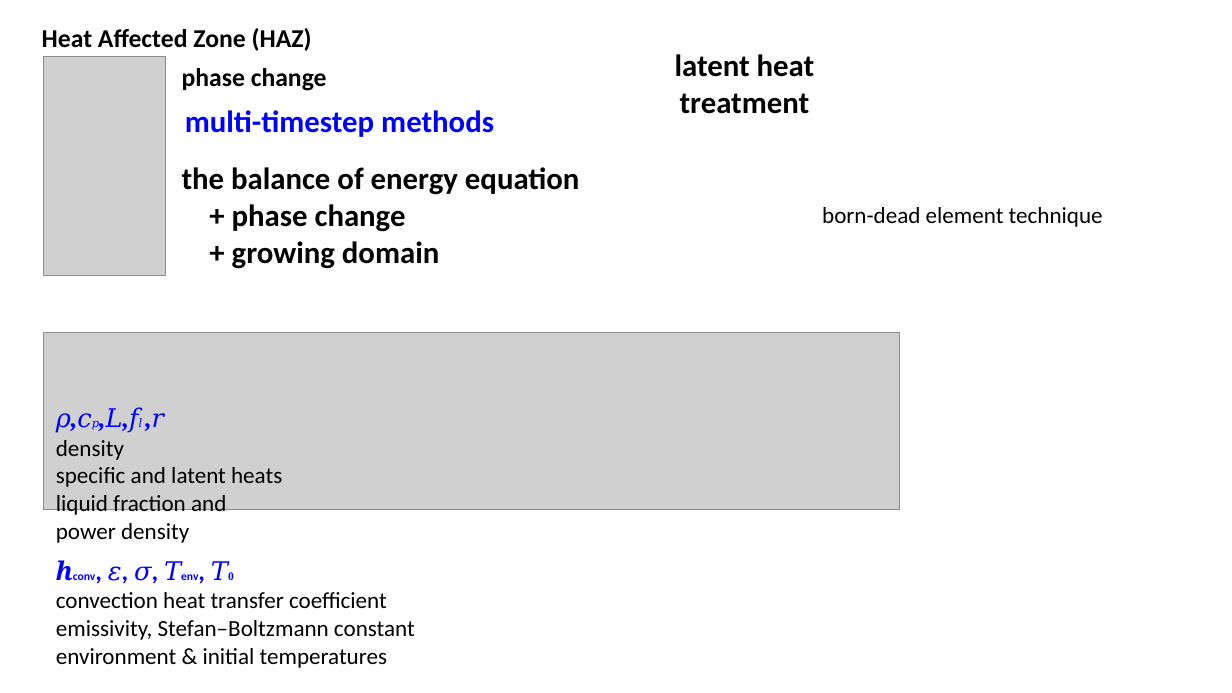
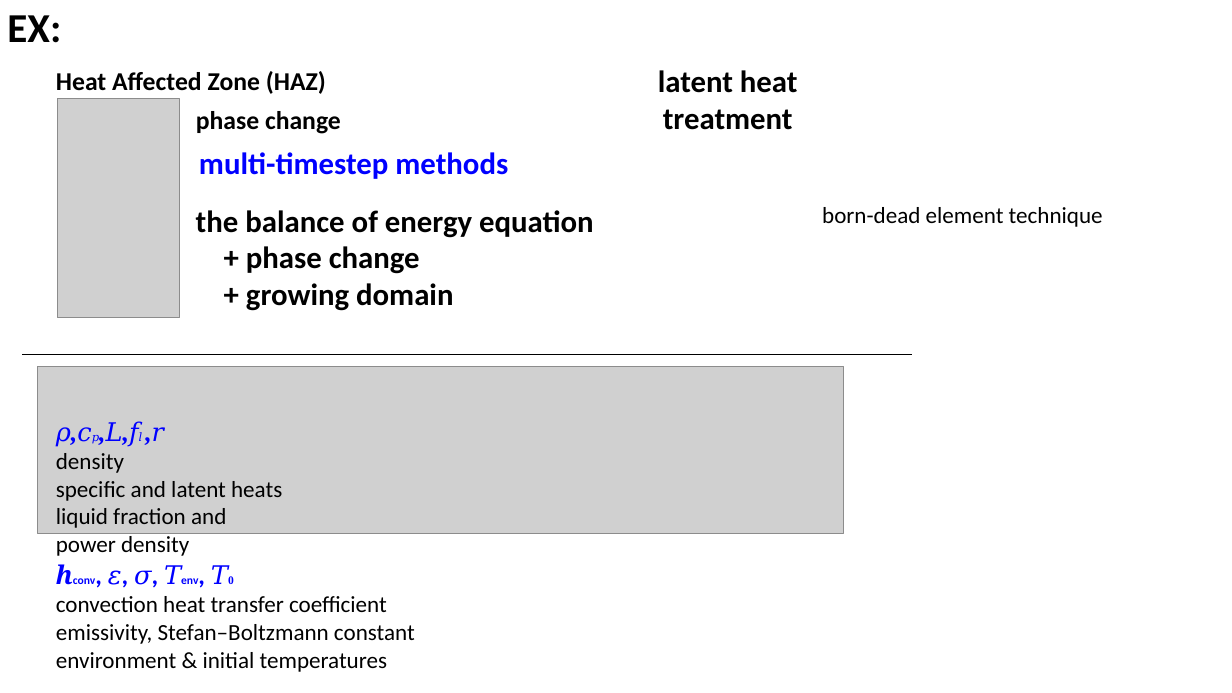
Before and after one commit to grossiRM/AM_FEG, a slide deck: slide 18 of Plano_V02_iii_AM_FEG/d.pptx (slide 9 before the commit). Drawn at 1232x693 pixels with LibreOffice and Linux fonts; fonts in the diff are those of the drawing; grey boxes stand for pictures. Boxes give left, top, right and bottom in pixels: in the first picture for what was removed or moved away, otherwise in the second. Text is boxed around its words. In the diff, an @@ line names an element or a change of style, - is before the commit and + after.

```diff
--- a/Plano_V02_iii_AM_FEG/d.pptx
+++ b/Plano_V02_iii_AM_FEG/d.pptx
@@ text added at box(7, 15, 61, 43), 32 pt, text #000000, bold @@
+EX:
@@ text "latent heat treatment": place and size @@
-text "latent heat treatment" at box(675, 54, 815, 114)
+text "latent heat treatment" at box(658, 70, 798, 130)
@@ text "Heat Affected Zone (HAZ)": place and size @@
-text "Heat Affected Zone (HAZ)" at box(42, 28, 312, 51)
+text "Heat Affected Zone (HAZ)" at box(56, 71, 326, 94)
@@ 3 texts, 1 picture: place and size @@
-3 texts, 1 picture at box(43, 56, 580, 275)
+3 texts, 1 picture at box(57, 99, 594, 318)
@@ line added from (912, 355) to (22, 355), #000000 0.5 pt @@
@@ picture: place and size @@
-picture at box(43, 333, 900, 510)
+picture at box(38, 366, 844, 532)
@@ text "𝜌,𝑐𝑝,𝐿,𝑓𝑙 ,𝑟": place and size @@
-text "𝜌,𝑐𝑝,𝐿,𝑓𝑙 ,𝑟" at box(56, 408, 282, 543)
+text "𝜌,𝑐𝑝,𝐿,𝑓𝑙 ,𝑟" at box(56, 422, 282, 556)
@@ text "ℎconv, 𝜀, 𝜎, 𝑇env, 𝑇0": place and size @@
-text "ℎconv, 𝜀, 𝜎, 𝑇env, 𝑇0" at box(56, 566, 415, 668)
+text "ℎconv, 𝜀, 𝜎, 𝑇env, 𝑇0" at box(56, 570, 415, 672)
```
Also in this commit, not shown: 10 other slides changed, 10 slides added, 2 slides removed, 7 other files.
